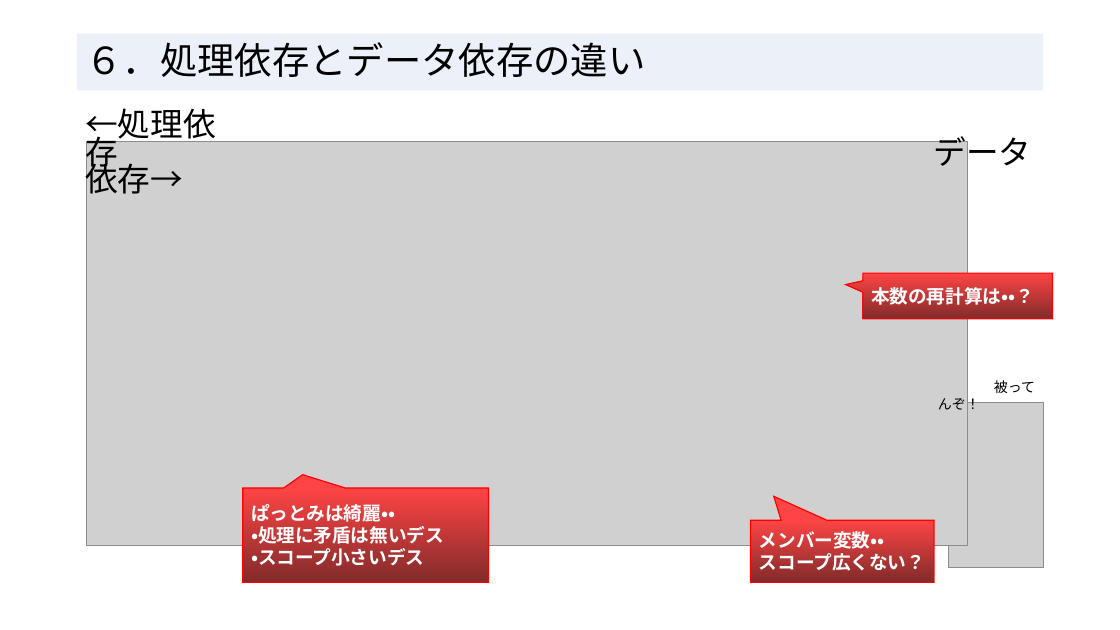
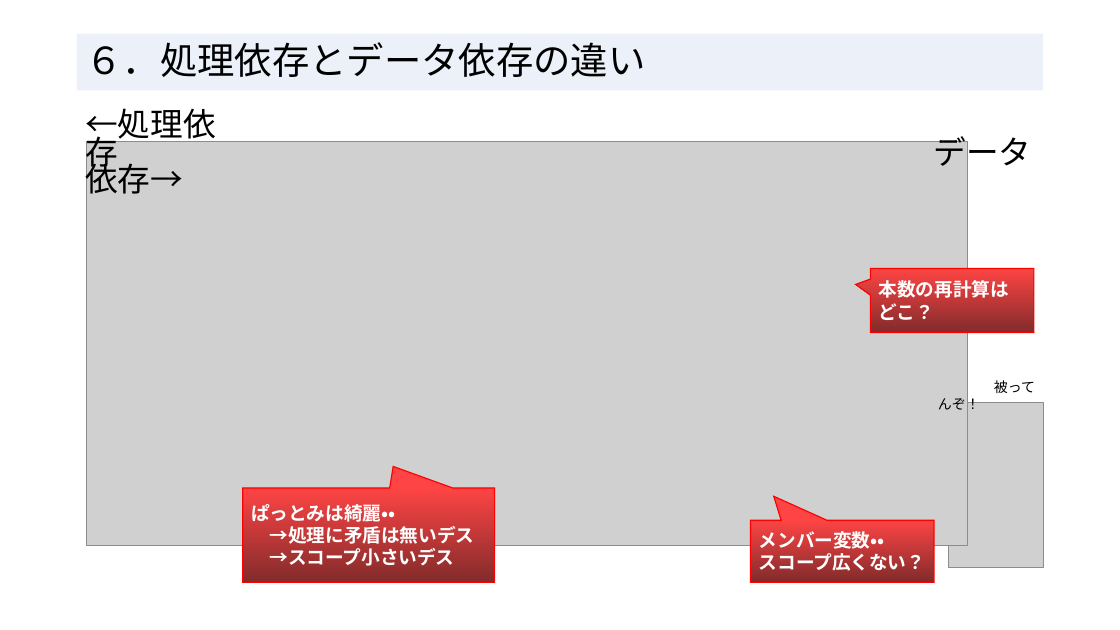
Before and after one commit to RyotoKuroki/QualityDependsOnDataApplication, a slide deck: slide 8 of 処理依存よりデータ依存_エンジニアの輪20250215.pptx. Drawn at 1120x630 pixels with LibreOffice and Linux fonts; fonts in the diff are those of the drawing; grey boxes stand for pictures. Boxes give left, top, right and bottom in pixels: in the first picture for what was removed or moved away, otherwise in the second. Text is boxed around its words. In the diff, an @@ line names an element or a change of style, - is before the commit and + after.

```diff
--- a/処理依存よりデータ依存_エンジニアの輪20250215.pptx
+++ b/処理依存よりデータ依存_エンジニアの輪20250215.pptx
@@ speech box "本数の再計算はどこ？": place and size @@
-speech box "本数の再計算はどこ？" at [863,273,1053,318]
+speech box "本数の再計算はどこ？" at [870,269,1034,334]
@@ text in speech box at [879,280,1009,320]: text changed @@
-本数の再計算は・・？
+本数の再計算はどこ？
@@ speech box "ぱっとみは綺麗・・": place and size @@
-speech box "ぱっとみは綺麗・・" at [243,488,488,582]
+speech box "ぱっとみは綺麗・・" at [243,488,495,582]
@@ speech box "ぱっとみは綺麗・・" at [243,488,495,582]: proportions changed @@
@@ text in speech box at [270,526,475,566]: text changed @@
-・処理に矛盾は無いデス
-・スコープ小さいデス
+→処理に矛盾は無いデス
+→スコープ小さいデス
```
Also in this commit, not shown: 6 other slides changed.
